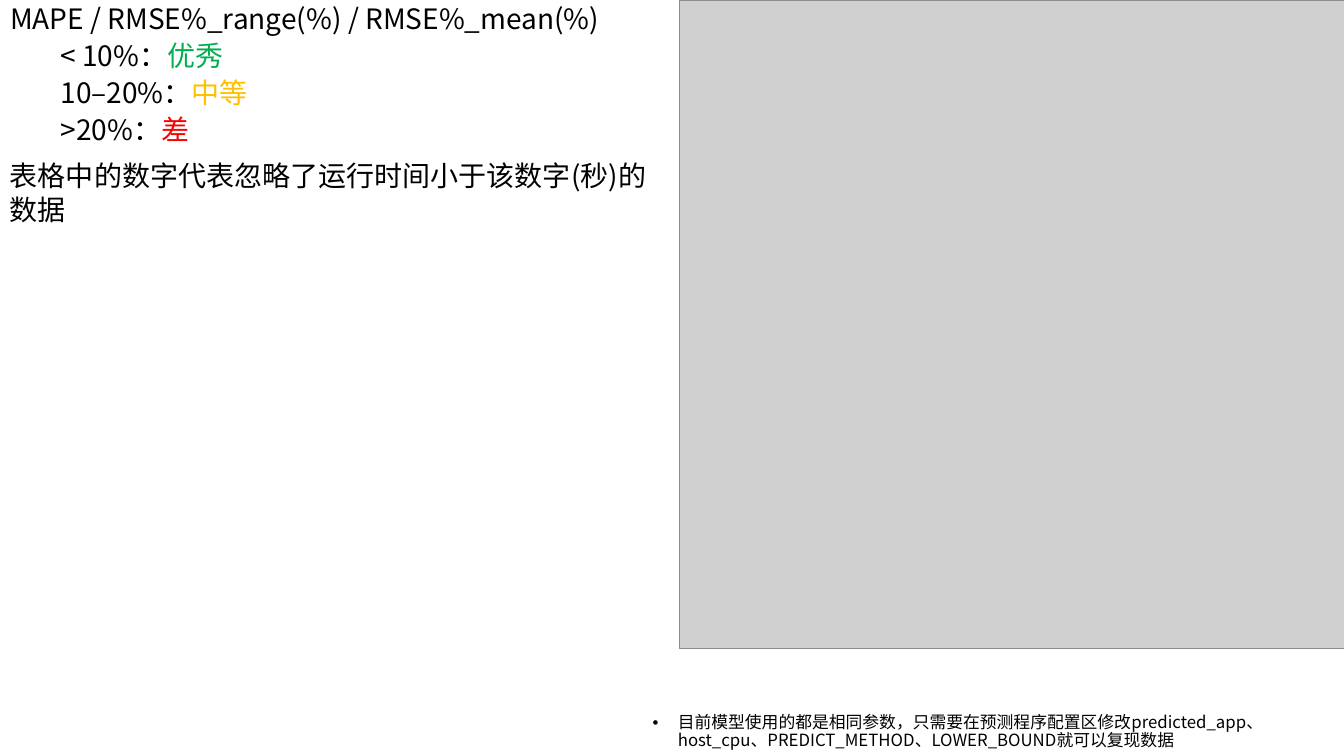
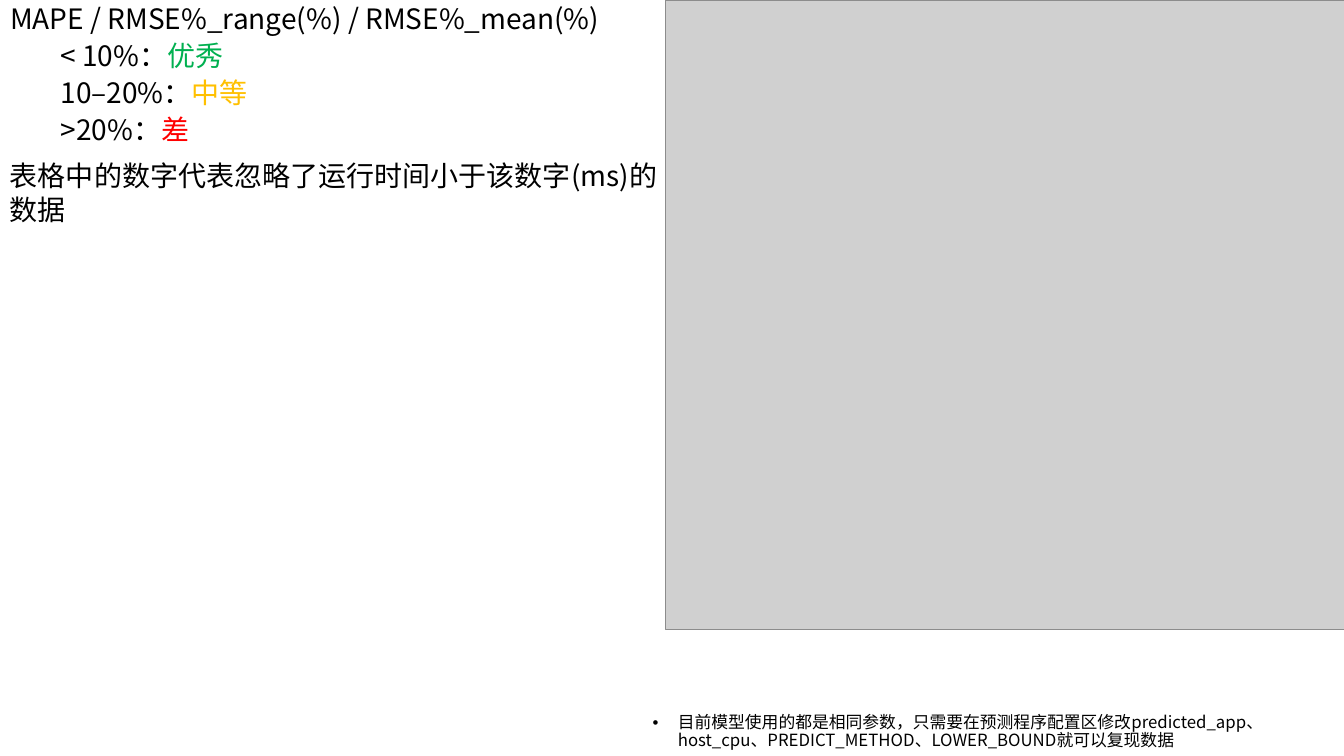
Before and after one commit to AE-26710/Time-Prediction, a slide deck: slide 3 of R5.pptx. Drawn at 1344x756 pixels with LibreOffice and Linux fonts; fonts in the diff are those of the drawing; grey boxes stand for pictures. Boxes give left, top, right and bottom in pixels: in the first picture for what was removed or moved away, otherwise in the second. Text is boxed around its words. In the diff, an @@ line names an element or a change of style, - is before the commit and + after.

Commit message:
10/30 Update
添加KF在A72上的数据

```diff
--- a/R5.pptx
+++ b/R5.pptx
@@ picture: place and size @@
-picture at [680,0,1344,648]
+picture at [666,0,1344,630]
@@ text at [10,162,657,223]: text changed @@
-表格中的数字代表忽略了运行时间小于该数字(秒)的数据
+表格中的数字代表忽略了运行时间小于该数字(ms)的数据
```
Also in this commit, not shown: 2 slides added, 2 slides removed, 5 other files.
